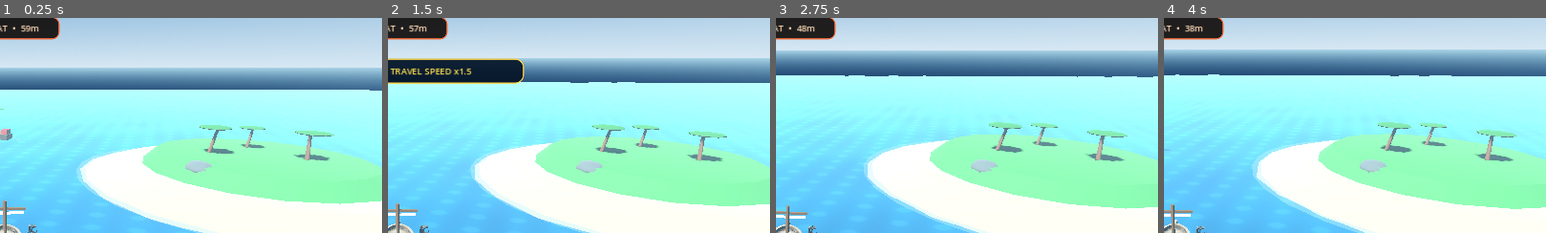
Above: before the commit, frames 1-4 (left to right).
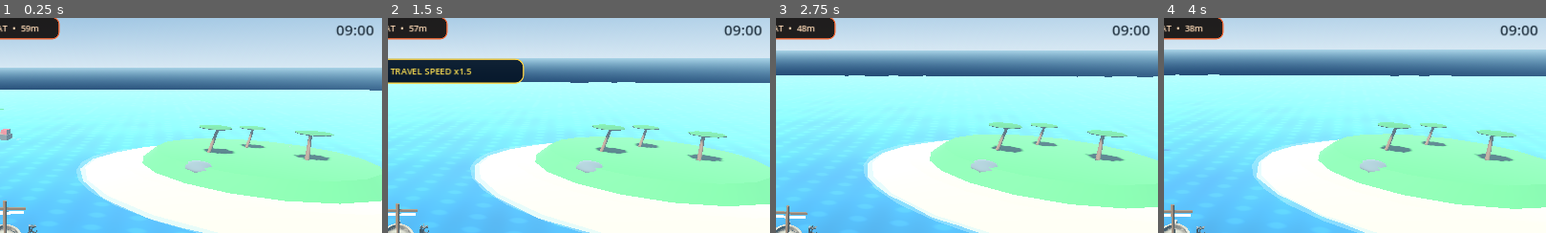
Above: after the commit, the same moments.

Repository: za99405com-ui/Pirate-Seasonline
Game: Godot game, scene res://scenes/world/world.tscn
The game is run twice, just before and just after one commit, with the same random seed, the same clock (stepped at 60 frames per second) and the same inputs.
Inputs:
- Up to frame 1 (0.25 s): no input
- Up to frame 2 (1.5 s): click "UPGRADE 75 G" at 0.5 s; click "UPGRADE 120 G" at 1.25 s
- Up to frame 3 (2.75 s): click "UPGRADE 180 G" at 2 s
- Up to frame 4 (4 s): click "UPGRADE 250 G" at 2.75 s; click "UPGRADE 340 G" at 3.5 s
The pictures show only the part of the screen within x 49-99%, y 2-52%; the shares and areas given below are measured in that part.

The runs differ from the first frame. In frame 1, 0.3% of the frame differs, in the area x 88-98%, y 3-9%; in frame 2, 0.3%; in frame 3, 0.3%; in frame 4, 0.3%.

Commit message:
Show live 24-minute day clock unobtrusively at top-right of mobile HUD

Diff:
--- a/godot_game/scripts/ui/hud.gd
+++ b/godot_game/scripts/ui/hud.gd
@@ -25,6 +25,7 @@
 var world_controller: Node = null
 var combat_panel: PanelContainer = null
 var combat_label: Label = null
+var world_clock: Label = null
 
 var helm_root: Control = null
 var helm_background: Panel = null
@@ -52,6 +53,7 @@
 	_apply_clean_layout()
 	_create_sailing_controls()
 	_create_combat_indicator()
+	_create_world_clock()
 	if not get_viewport().size_changed.is_connected(_layout_sailing_controls):
 		get_viewport().size_changed.connect(_layout_sailing_controls)
 
@@ -378,6 +380,26 @@
 		anchor_button.icon = ANCHOR_LOWERED_ICON if deployed else ANCHOR_RAISED_ICON
 		anchor_button.tooltip_text = ""
 
+func _create_world_clock() -> void:
+	world_clock = Label.new()
+	world_clock.name = "GameClock"
+	world_clock.anchor_left = 1.0
+	world_clock.anchor_right = 1.0
+	world_clock.offset_left = -158.0
+	world_clock.offset_right = -21.0
+	world_clock.offset_top = 16.0
+	world_clock.offset_bottom = 56.0
+	world_clock.text = "09:00"
+	world_clock.horizontal_alignment = HORIZONTAL_ALIGNMENT_RIGHT
+	world_clock.vertical_alignment = VERTICAL_ALIGNMENT_CENTER
+	world_clock.add_theme_font_size_override("font_size", 25)
+	world_clock.add_theme_color_override("font_color", Color(0.09, 0.16, 0.22, 0.93))
+	world_clock.add_theme_color_override("font_shadow_color", Color(0.88, 0.96, 1.0, 0.65))
+	world_clock.add_theme_constant_override("shadow_offset_x", 1)
+	world_clock.add_theme_constant_override("shadow_offset_y", 1)
+	world_clock.mouse_filter = Control.MOUSE_FILTER_IGNORE
+	add_child(world_clock)
+
 func _create_combat_indicator() -> void:
 	combat_panel = PanelContainer.new()
 	combat_panel.name = "CombatState"
@@ -441,6 +463,8 @@
 	_update_sailing_buttons()
 	_update_combat_indicator()
 	_update_upgrade_button()
+	if world_clock and world_controller and world_controller.has_method("get_clock_text"):
+		world_clock.text = str(world_controller.call("get_clock_text"))
 
 func _update_combat_indicator() -> void:
 	if not combat_panel or not combat_label or not world_controller:
